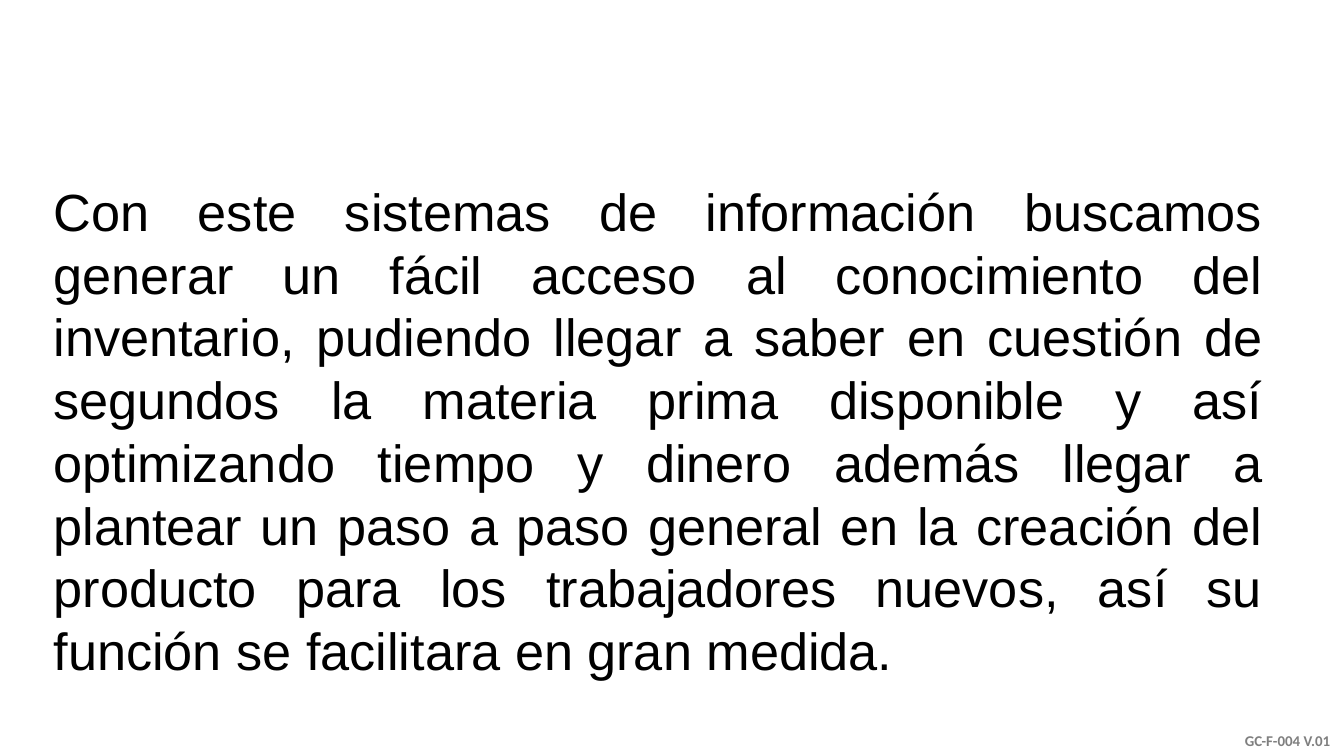
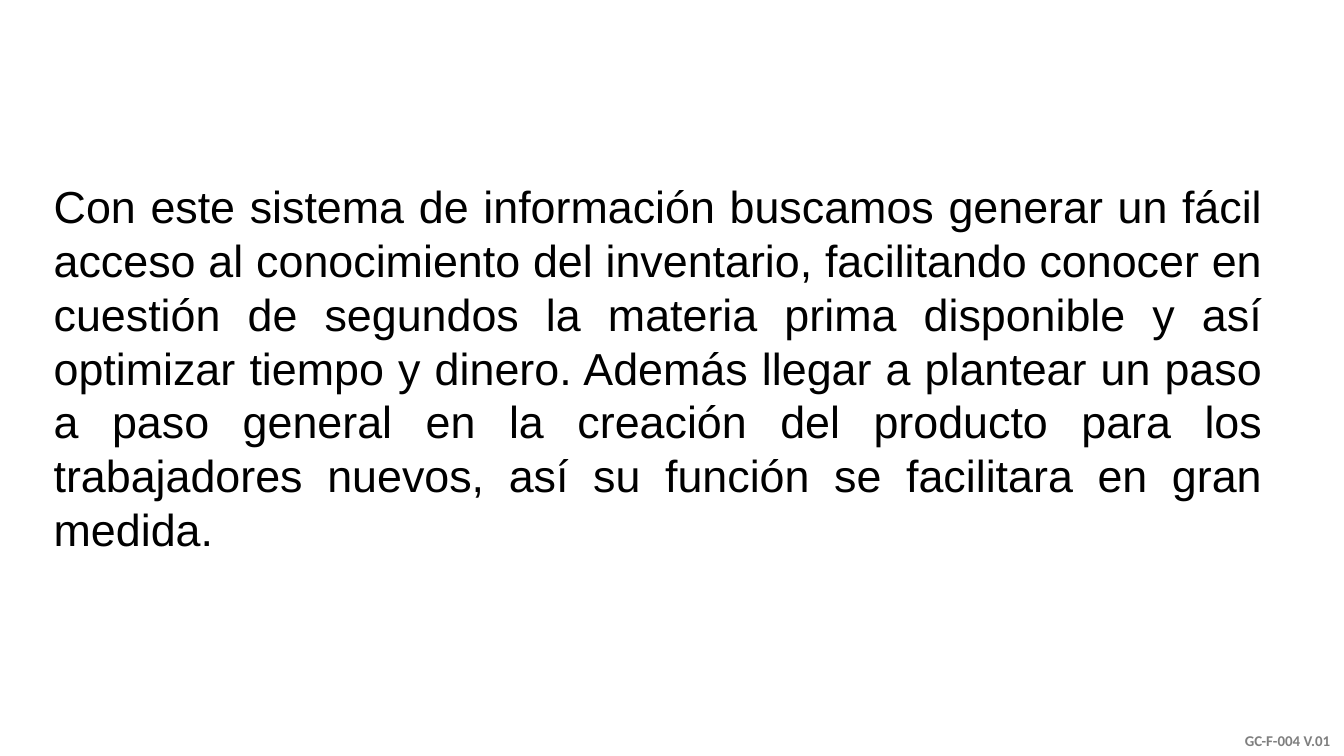
Before and after one commit to helen-baquero/PROYECTO-PANADERIA-FRUTO-PAN, a slide deck: slide 6 of proyecto panaderia fruto pan.pptx (slide 9 before the commit). Drawn at 1344x756 pixels with LibreOffice and Linux fonts; fonts in the diff are those of the drawing; background and template pictures are left out. Boxes give left, top, right and bottom in pixels: in the first picture for what was removed or moved away, otherwise in the second. Text is boxed around its words. In the diff, an @@ line names an element or a change of style, - is before the commit and + after.

```diff
--- a/proyecto panaderia fruto pan.pptx
+++ b/proyecto panaderia fruto pan.pptx
@@ text at box(54, 190, 1262, 547): text changed; size 28 to 24 pt @@
-Con este sistemas de información buscamos generar un fácil acceso al conocimiento del inventario, pudiendo llegar a saber en cuestión de segundos la materia prima disponible y así optimizando tiempo y dinero además llegar a plantear un paso a paso general en la creación del producto para los trabajadores nuevos, así su función se facilitara en gran medida.
+Con este sistema de información buscamos generar un fácil acceso al conocimiento del inventario, facilitando conocer en cuestión de segundos la materia prima disponible y así optimizar tiempo y dinero. Además llegar a plantear un paso a paso general en la creación del producto para los trabajadores nuevos, así su función se facilitara en gran medida.
```
Also in this commit, not shown: 7 other slides changed, 2 slides added, 1 slide removed.
